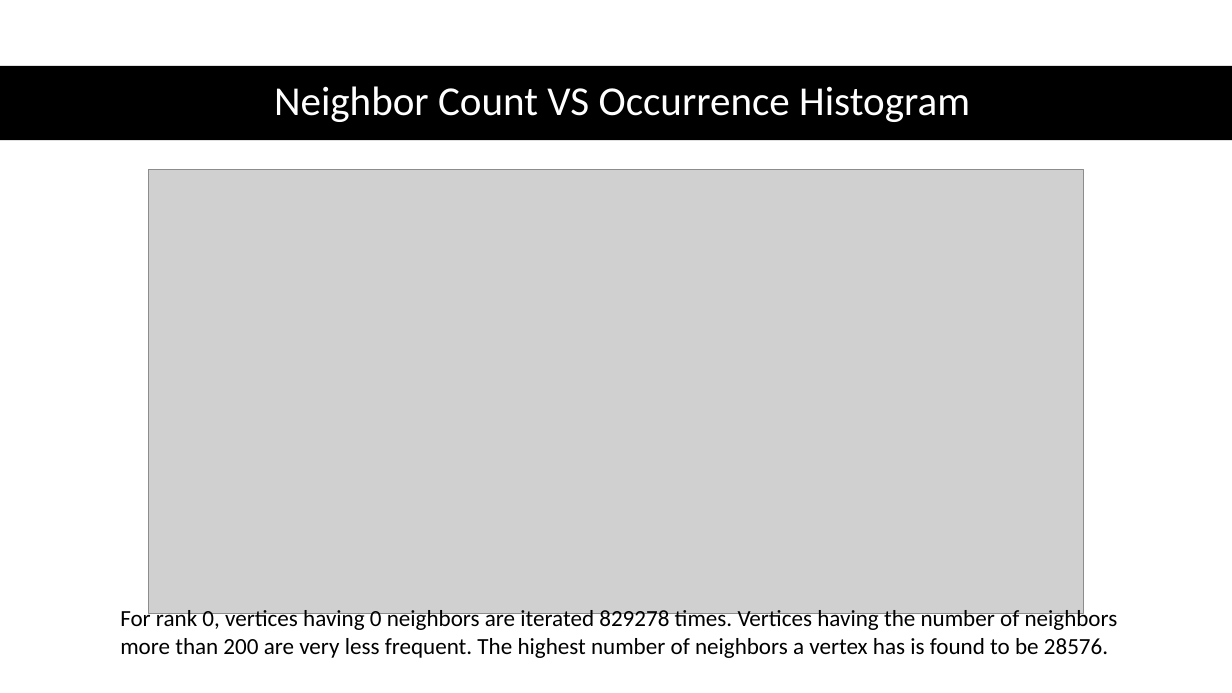
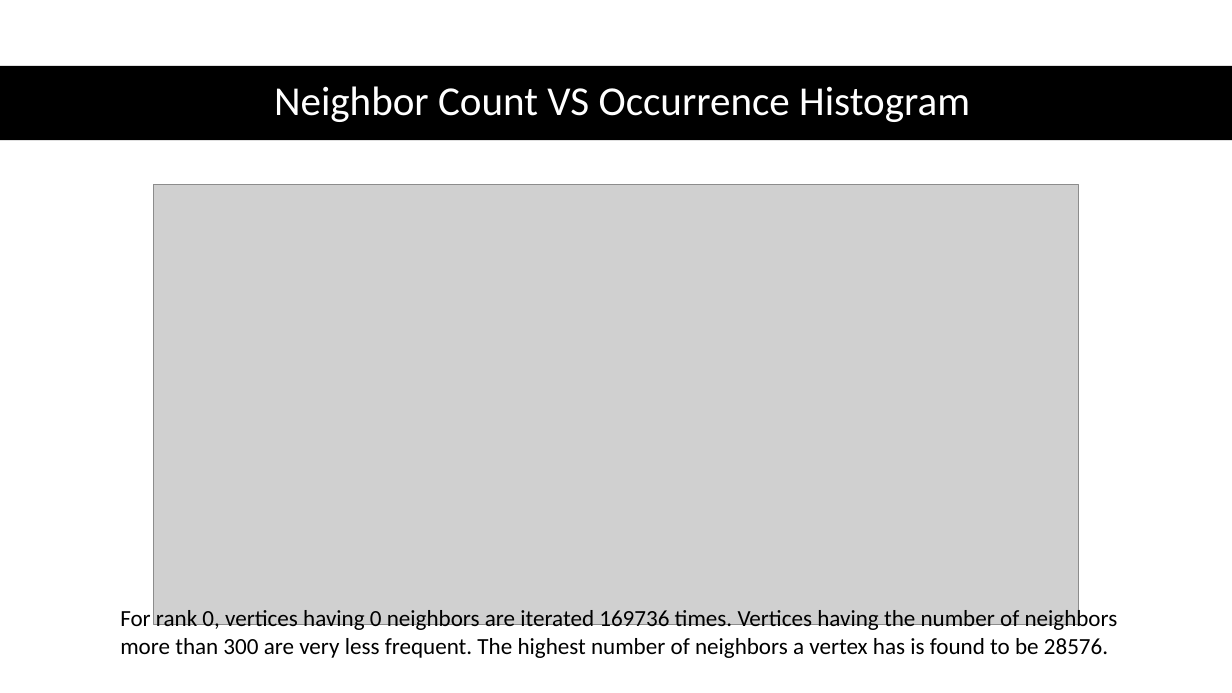
Before and after one commit to jshalf/P38-IUSG-Graphs, a slide deck: slide 6 of Faysal/Weekly_Meeting_210425.pptx. Drawn at 1232x693 pixels with LibreOffice and Linux fonts; fonts in the diff are those of the drawing; grey boxes stand for pictures. Boxes give left, top, right and bottom in pixels: in the first picture for what was removed or moved away, otherwise in the second. Text is boxed around its words. In the diff, an @@ line names an element or a change of style, - is before the commit and + after.

Commit message:
Correcting the histogram plots of the presenation slides of April 25 and April 30. Uploading the slides of the meeting on May 07

```diff
--- a/Faysal/Weekly_Meeting_210425.pptx
+++ b/Faysal/Weekly_Meeting_210425.pptx
@@ picture: place and size @@
-picture at <box>149,169,1084,614</box>
+picture at <box>153,185,1080,625</box>
@@ text at <box>120,607,1118,658</box>: text changed @@
-For rank 0, vertices having 0 neighbors are iterated 829278 times. Vertices having the number of neighbors more than 200 are very less frequent. The highest number of neighbors a vertex has is found to be 28576.
+For rank 0, vertices having 0 neighbors are iterated 169736 times. Vertices having the number of neighbors more than 300 are very less frequent. The highest number of neighbors a vertex has is found to be 28576.
```
Also in this commit, not shown: 3 other slides changed, 2 other files.
